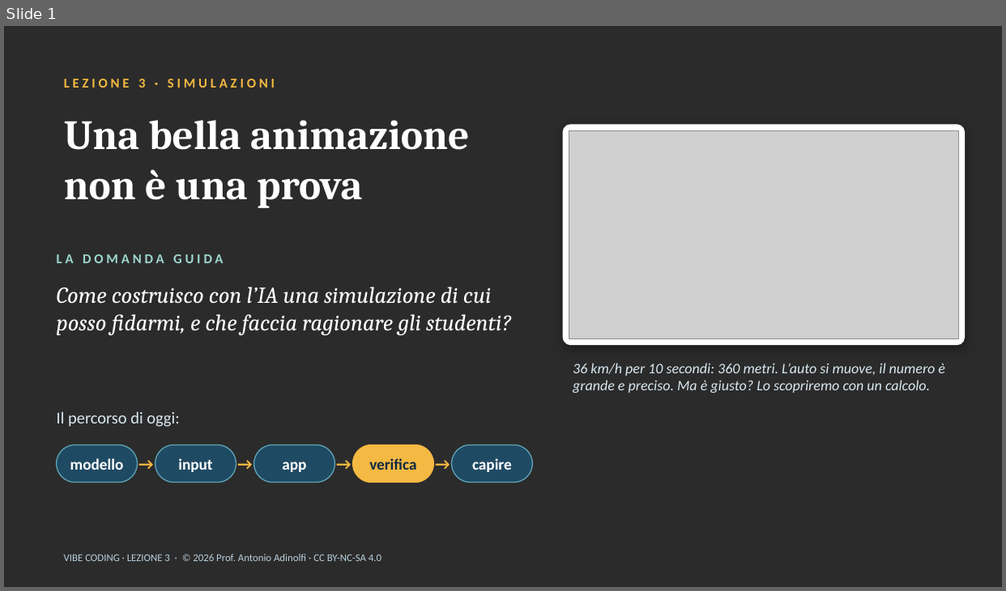
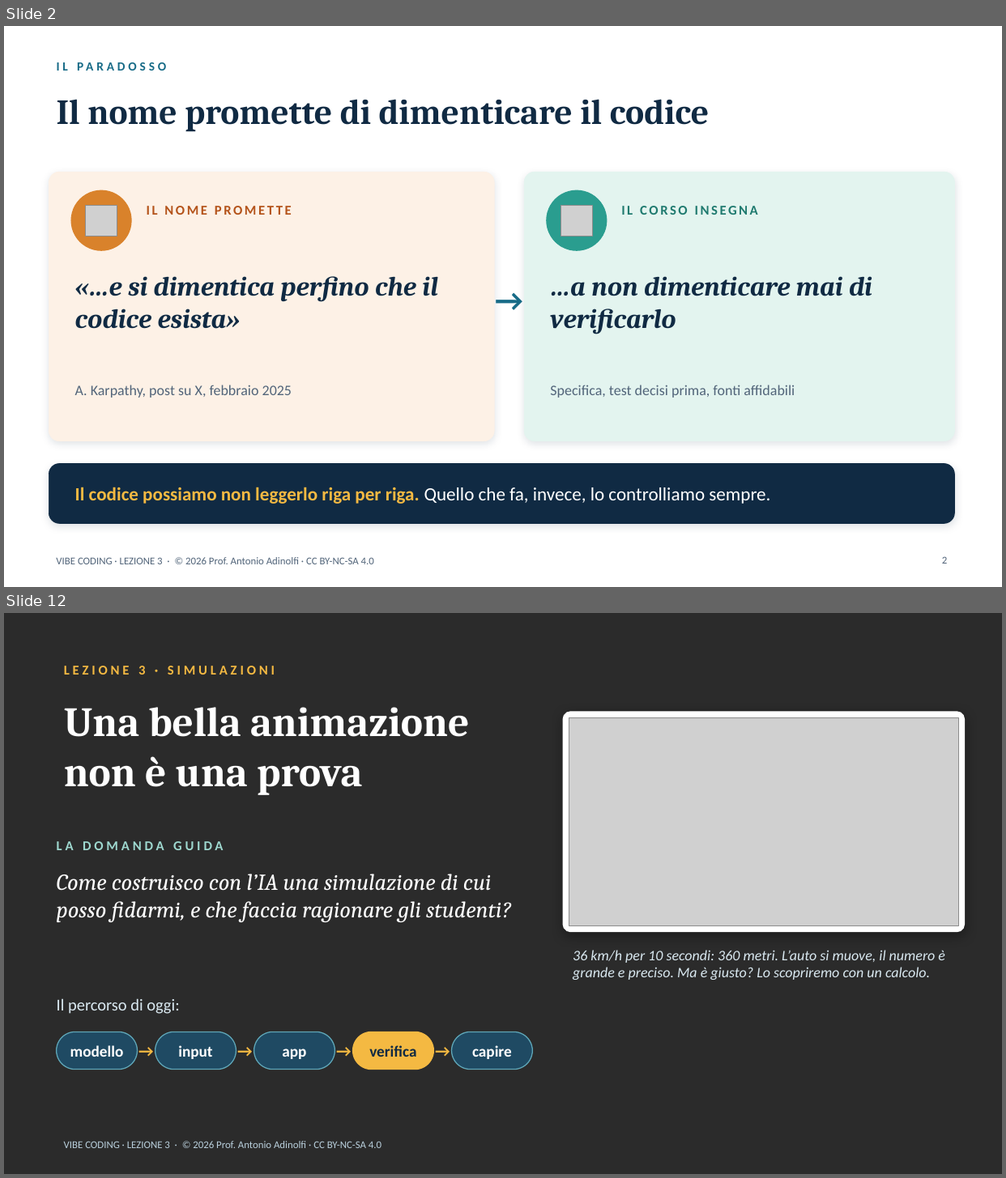
Before and after one commit to antonioadinolfi/scuola, a slide deck: corso-vibe-coding/materiali/Lezione_3_Vibe_Coding_Simulazioni.pptx. Shown one above the other, each under a label of ours: slide 1 before the commit, slides 2 and 12 after it; the slides between them are not shown. The pictures are 1006x591 and 1006x1178 pixels, drawn with LibreOffice and Linux fonts; fonts in the diff are those of the drawing; grey boxes stand for pictures; background and template pictures are left out; a plain dark background stands for a picture behind light text. Boxes give left, top, right and bottom in pixels: in the first picture for what was removed or moved away, otherwise in the second. Text is boxed around its words. In the diff, an @@ line names an element or a change of style, - is before the commit and + after.

```diff
--- a/corso-vibe-coding/materiali/Lezione_3_Vibe_Coding_Simulazioni.pptx
+++ b/corso-vibe-coding/materiali/Lezione_3_Vibe_Coding_Simulazioni.pptx
@@ slide 2 added at (x1=4, y1=26, x2=1002, y2=587), background picture (left out) @@
@@ text added at (x1=49, y1=54, x2=498, y2=80), 12 pt, text #176B87, bold @@
+IL PARADOSSO
@@ title added at (x1=57, y1=99, x2=709, y2=132), 34 pt, text #102A43, bold @@
+Il nome promette di dimenticare il codice
@@ rounded rectangle added at (x1=49, y1=172, x2=494, y2=442), fill #FDF1E6, outline #FDF1E6 0.5 pt @@
@@ ellipse added at (x1=71, y1=190, x2=131, y2=250), fill #D9822B, outline #D9822B 1 pt @@
@@ rounded rectangle added at (x1=524, y1=172, x2=955, y2=442), fill #E3F4EF, outline #E3F4EF 0.5 pt @@
@@ ellipse added at (x1=547, y1=190, x2=607, y2=250), fill #2A9D8F, outline #2A9D8F 1 pt @@
@@ picture added at (x1=86, y1=205, x2=117, y2=237) @@
@@ text added at (x1=147, y1=206, x2=292, y2=215), 13 pt, text #B4531A, bold @@
+IL NOME PROMETTE
@@ picture added at (x1=561, y1=205, x2=592, y2=237) @@
@@ text added at (x1=621, y1=206, x2=758, y2=215), 13 pt, text #1F7A6F, bold @@
+IL CORSO INSEGNA
@@ text added at (x1=75, y1=276, x2=438, y2=329), 26 pt, text #102A43, bold, italic @@
+«…e si dimentica perfino che il codice esista»
@@ text added at (x1=494, y1=280, x2=524, y2=326), 30 pt, text #176B87, bold @@
+→
@@ text added at (x1=550, y1=276, x2=872, y2=335), 26 pt, text #102A43, bold, italic @@
+…a non dimenticare mai di verificarlo
@@ text added at (x1=75, y1=385, x2=292, y2=398), 14 pt, text #52657A @@
+A. Karpathy, post su X, febbraio 2025
@@ text added at (x1=550, y1=385, x2=795, y2=398), 14 pt, text #52657A @@
+Specifica, test decisi prima, fonti affidabili
@@ rounded rectangle added at (x1=49, y1=464, x2=955, y2=524), fill #102A43, outline #102A43 0.5 pt @@
@@ text added at (x1=75, y1=487, x2=770, y2=504), 18 pt, text #FFFFFF @@
+Il codice possiamo non leggerlo riga per riga. Quello che fa, invece, lo controlliamo sempre.
@@ text added at (x1=56, y1=557, x2=374, y2=565), 10 pt, text #52657A @@
+VIBE CODING · LEZIONE 3 · © 2026 Prof. Antonio Adinolfi · CC BY-NC-SA 4.0
@@ page number added at (x1=942, y1=557, x2=947, y2=564), 10 pt, text #52657A @@
+2
@@ what was slide 1 is now slide 12 @@
```
Also in this commit, not shown: 14 other slides added, 2 other files.
